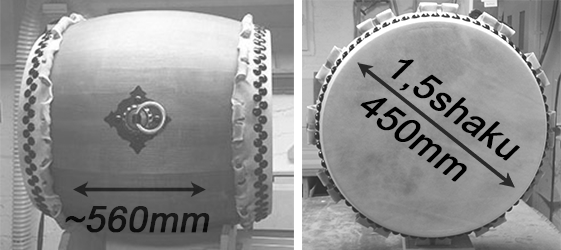
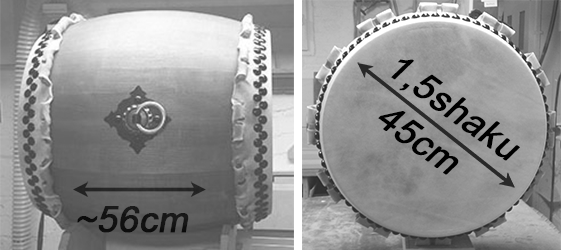
Before/after of a (561, 250) layered artwork. What changed in the layer stack:
renamed "1,5shaku 450mm" to "1,5shaku 45cm", painted on it over (360, 98, 467, 182)
painted on "560mm" over (65, 206, 210, 233)
